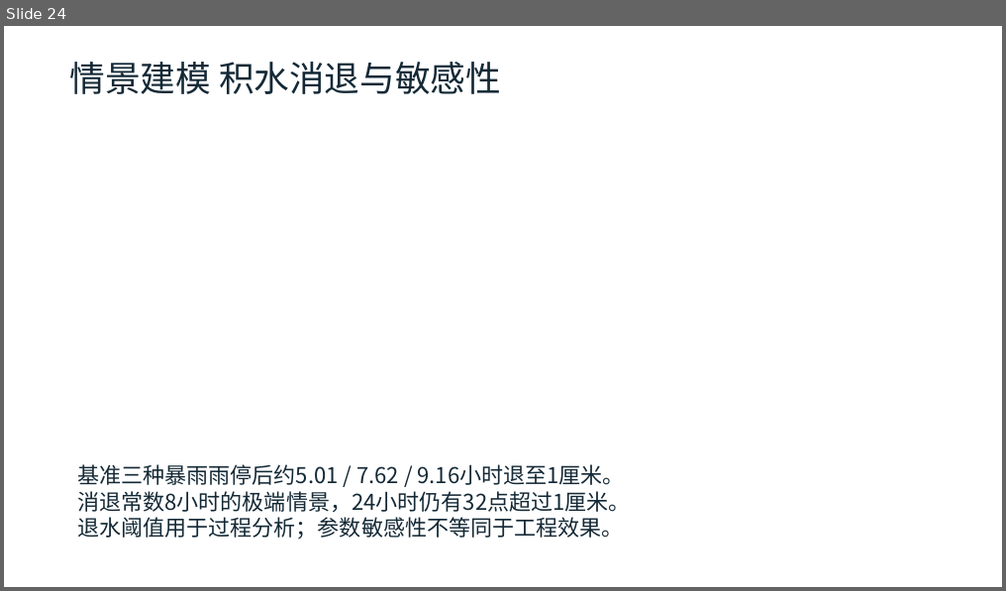
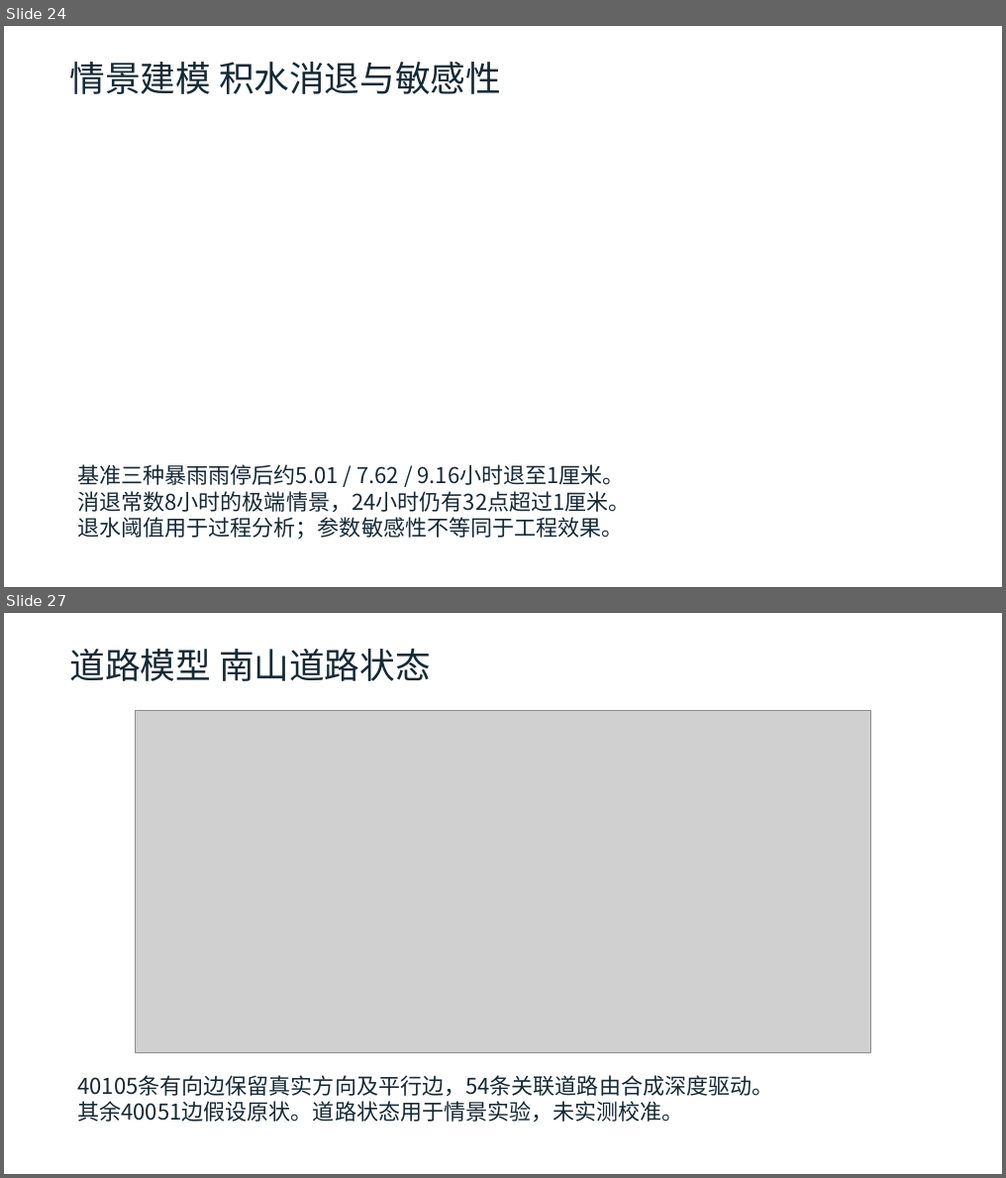
Before and after one commit to zhzhzh666/jiaotong, a slide deck: docs/deliverables/开题与阶段进展汇报.pptx. Shown one above the other, each under a label of ours: slide 24 before the commit, slides 24 and 27 after it; the slides between them are not shown. The pictures are 1006x591 and 1006x1178 pixels, drawn with LibreOffice and Linux fonts; fonts in the diff are those of the drawing; grey boxes stand for pictures. Boxes give left, top, right and bottom in pixels: in the first picture for what was removed or moved away, otherwise in the second. Text is boxed around its words. In the diff, an @@ line names an element or a change of style, - is before the commit and + after.

```diff
--- a/docs/deliverables/开题与阶段进展汇报.pptx
+++ b/docs/deliverables/开题与阶段进展汇报.pptx
@@ slide 27 added at bbox=[4, 613, 1002, 1174], background #FFFFFF @@
@@ text added at bbox=[69, 649, 431, 681], 34 pt, text #142936 @@
+道路模型 南山道路状态
@@ picture added at bbox=[136, 710, 871, 1054] @@
@@ text added at bbox=[77, 1075, 773, 1122], 21 pt, text #142936 @@
+40105条有向边保留真实方向及平行边，54条关联道路由合成深度驱动。
+其余40051边假设原状。道路状态用于情景实验，未实测校准。
```
Also in this commit, not shown: 3 slides changed, 2 other slides added, 32 other files.
